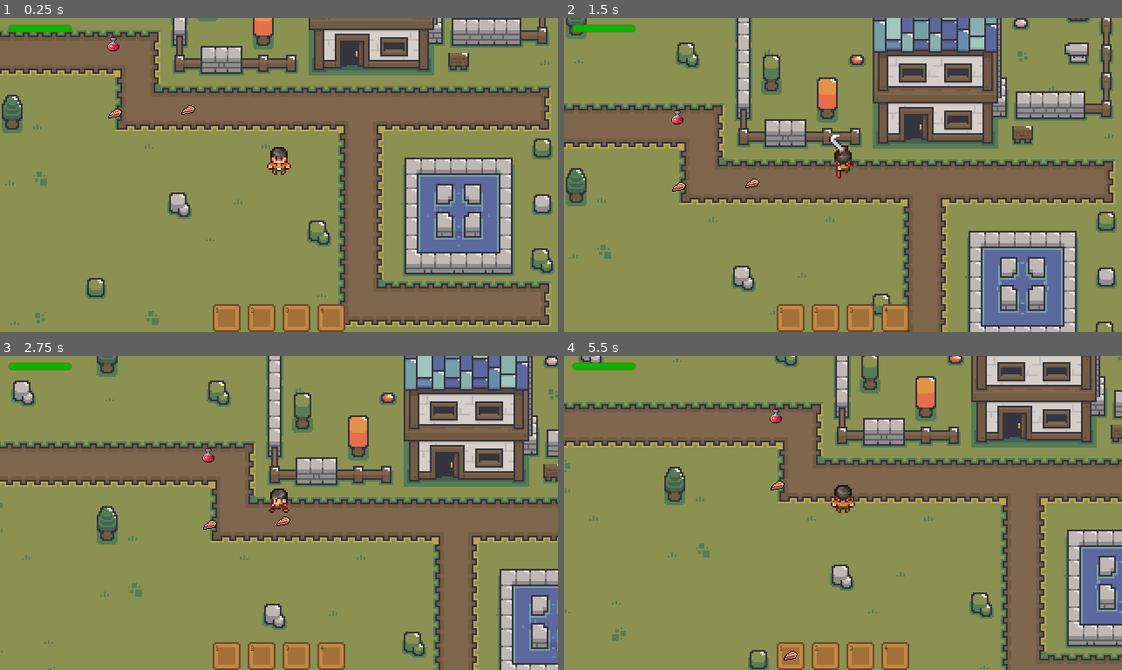
Above: before the commit, frames 1-4 (two rows, left to right).
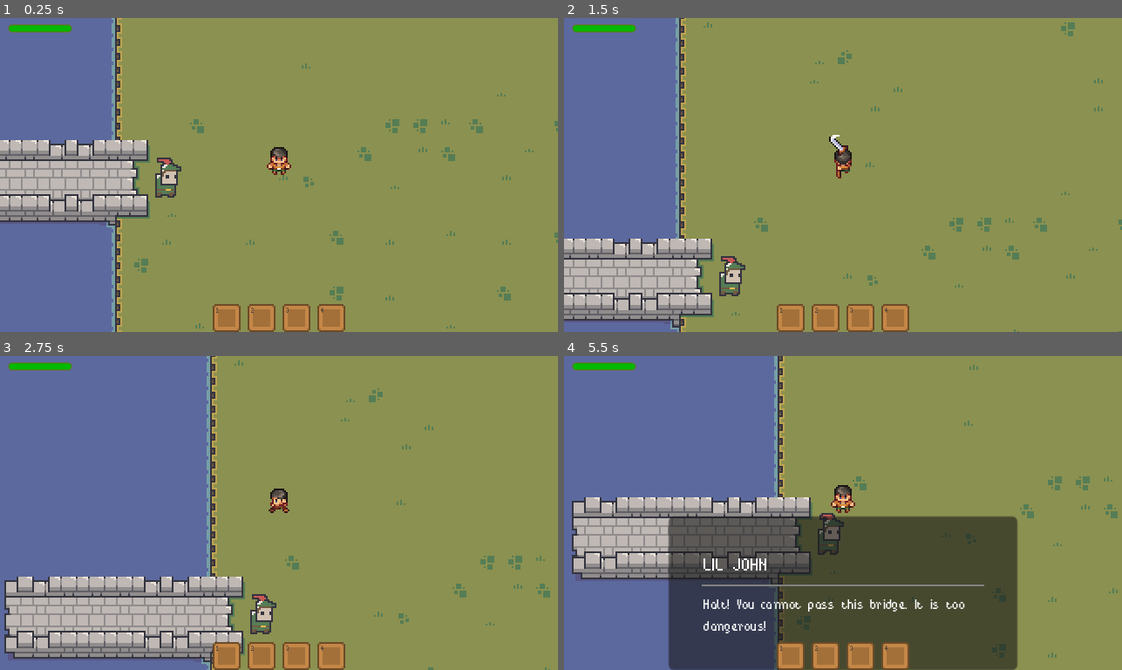
Above: after the commit, the same moments.

Repository: kahanscious/youtube-2d-arpg-series
Game: Godot game, scene res://levels/test_level.tscn
The game is run twice, just before and just after one commit, with the same random seed, the same clock (stepped at 60 frames per second) and the same inputs.
Inputs (mouse positions are in pixels of both pictures, inside the frame that each line leads up to):
- Up to frame 1 (0.25 s): no input
- Up to frame 2 (1.5 s): tap Enter at 0.5 s; move the mouse to (815, 237) at 0.52 s; hold W (move_up) 0.53-1.25 s; hold E (interact, bound only after the commit) 0.53-1.25 s; click (815, 237) at 0.6 s; drag from (1010, 222) to (675, 118) at 1.27 s
- Up to frame 3 (2.75 s): move the mouse to (111, 465) at 2.02 s; hold A (move_left) from 2.03 s (still down); hold E (interact, bound only after the commit) from 2.03 s (still down); click (111, 465) at 2.1 s
- Up to frame 4 (5.5 s): release A (move_left) at 2.75 s; release E (interact, bound only after the commit) at 2.75 s; drag from (870, 513) to (675, 465) at 2.77 s; move the mouse to (759, 434) at 3.52 s; hold S (move_down) 3.53-4.25 s; hold E (interact, bound only after the commit) 3.53-4.25 s; click (759, 434) at 3.67 s; drag from (965, 497) to (843, 513) at 4.27 s; move the mouse to (731, 528) at 5.02 s; hold W (move_up) from 5.03 s (still down); hold E (interact, bound only after the commit) from 5.03 s (still down); click (731, 528) at 5.1 s

The runs differ from the first frame. In frame 1, 61% of the frame differs, in the area x 0-100%, y 0-100%; in frame 2, 61%; in frame 3, 71%; in frame 4, 85%.

Commit message:
video 11

Diff:
--- /dev/null
+++ b/_autoloads/dialogue_manager.gd
@@ -0,0 +1,62 @@
+extends Node
+
+signal dialogue_finished
+
+var dialogue_ui_scene: PackedScene = preload("res://dialogue/dialogue_ui.tscn")
+var dialogue_ui: CanvasLayer
+var current_dialogue: Array = []
+var dialogue_index := 0
+var is_dialogue_active := false
+var current_npc: NPC = null
+
+
+func _enter_tree() -> void:
+	dialogue_ui = dialogue_ui_scene.instantiate()
+	add_child(dialogue_ui)
+	dialogue_ui.hide()
+
+
+func start_dialogue(dialogue_data: Array, npc: NPC = null) -> void:
+	if is_dialogue_active:
+		return
+
+	current_npc = npc
+	current_dialogue = dialogue_data
+	dialogue_index = 0
+	is_dialogue_active = true
+	display_current_dialogue()
+
+
+func display_current_dialogue() -> void:
+	if dialogue_index >= current_dialogue.size():
+		end_dialogue()
+		return
+
+	var current = current_dialogue[dialogue_index]
+	dialogue_ui.show()
+	dialogue_ui.show_dialogue(current)
+
+
+func _input(event: InputEvent) -> void:
+	if not is_dialogue_active:
+		return
+
+	if (
+		(event is InputEventKey and event.pressed)
+		or (event is InputEventMouseButton and event.pressed)
+	):
+		if dialogue_ui.is_typing:
+			dialogue_ui.is_typing = false
+			dialogue_ui.text.text = dialogue_ui.full_text
+		else:
+			dialogue_index += 1
+			display_current_dialogue()
+
+
+func end_dialogue() -> void:
+	is_dialogue_active = false
+	dialogue_ui.hide_dialogue()
+	if current_npc:
+		current_npc.end_dialogue()
+		current_npc = null
+	dialogue_finished.emit()
--- a/character/character.gd
+++ b/character/character.gd
@@ -12,6 +12,7 @@
 @export var friction: float = 1000.0
 @export var max_health: int = 10
 @export var invulvnerability_time: float = 0.6
+@export var character_name: String = "kahanscious"
 
 var current_health: int = max_health
 var direction: Vector2 = Vector2.ZERO
--- a/character/state/attack_state.gd
+++ b/character/state/attack_state.gd
@@ -7,14 +7,6 @@
 
 
 func enter() -> void:
-	var mouse_pos = get_viewport().get_mouse_position()
-	var slots = GameManager.character.get_node("InventoryBar/Control/HBoxContainer/Slots")
-	if slots:
-		for slot in slots.get_children():
-			if slot.get_global_rect().has_point(mouse_pos):
-				state_machine.change_state("idle")
-				return
-
 	GameManager.character.is_attacking = true
 	GameManager.character.can_attack = false
 	attack_direction = GameManager.character.last_direction
--- a/character/state/state_machine.gd
+++ b/character/state/state_machine.gd
@@ -18,6 +18,16 @@
 
 
 func change_state(new_state_name: String) -> void:
+	var mouse_pos = get_viewport().get_mouse_position()
+	var slots = GameManager.character.get_node("InventoryBar/Control/HBoxContainer/Slots")
+	if slots:
+		for slot in slots.get_children():
+			if slot.get_global_rect().has_point(mouse_pos):
+				return
+
+	if DialogueManager.is_dialogue_active:
+		return
+
 	if current_state:
 		current_state.exit()
 
--- /dev/null
+++ b/dialogue/dialogue_area.gd
@@ -0,0 +1,25 @@
+class_name DialogueArea extends Area2D
+
+signal dialogue_triggered(dialogue_set: DialogueSet)
+
+@export var dialogue_sets: Array = []
+@export var current_set_index: int = 0
+
+var player_in_range: bool = false
+
+
+func _on_body_entered(body: Node2D) -> void:
+	if body is Character:
+		player_in_range = true
+
+
+func _on_body_exited(body: Node2D) -> void:
+	if body is Character:
+		player_in_range = false
+
+
+func _unhandled_input(event: InputEvent) -> void:
+	if event.is_action_pressed("interact") and player_in_range:
+		if not dialogue_sets.is_empty():
+			var npc = get_parent() if get_parent() is NPC else null
+			dialogue_triggered.emit(dialogue_sets[current_set_index], npc)
--- /dev/null
+++ b/dialogue/dialogue_area.tscn
@@ -0,0 +1,11 @@
+[gd_scene load_steps=2 format=3 uid="uid://m5w13qkyrqji"]
+
+[ext_resource type="Script" path="res://dialogue/dialogue_area.gd" id="1_4tuus"]
+
+[node name="DialogueArea" type="Area2D"]
+script = ExtResource("1_4tuus")
+
+[node name="CollisionShape2D" type="CollisionShape2D" parent="."]
+
+[connection signal="body_entered" from="." to="." method="_on_body_entered"]
+[connection signal="body_exited" from="." to="." method="_on_body_exited"]
--- /dev/null
+++ b/dialogue/dialogue_set.gd
@@ -0,0 +1,5 @@
+class_name DialogueSet extends Resource
+
+@export var dialogues: Array = []
+@export var conditions: Dictionary = {}
+@export var on_complete_callback: String = ""
--- /dev/null
+++ b/dialogue/dialogue_ui.gd
@@ -0,0 +1,36 @@
+extends CanvasLayer
+
+@onready var dialogue_box: PanelContainer = $DialogueBox
+@onready
+var speaker_name: Label = $DialogueBox/MarginContainer/VBoxContainer/HBoxContainer/VBoxContainer/SpeakerName
+@onready
+var text: Label = $DialogueBox/MarginContainer/VBoxContainer/HBoxContainer/VBoxContainer/Text
+
+var typing_speed := 0.05
+var is_typing: bool = false
+var full_text: String = ""
+
+
+func show_dialogue(current: Dictionary) -> void:
+	dialogue_box.show()
+	speaker_name.text = current.speaker
+	full_text = current.text
+	text.text = ""
+	start_typing()
+
+
+func start_typing() -> void:
+	is_typing = true
+	var display_length := 0
+
+	while display_length < full_text.length() and is_typing:
+		text.text = full_text.substr(0, display_length + 1)
+		display_length += 1
+		await get_tree().create_timer(typing_speed).timeout
+
+	is_typing = false
+	text.text = full_text
+
+
+func hide_dialogue() -> void:
+	dialogue_box.hide()
--- /dev/null
+++ b/dialogue/dialogue_ui.tscn
@@ -0,0 +1,55 @@
+[gd_scene load_steps=3 format=3 uid="uid://cww5hjd86uqx"]
+
+[ext_resource type="Script" path="res://dialogue/dialogue_ui.gd" id="1_q6vqq"]
+[ext_resource type="FontFile" uid="uid://b2boendgcs7l6" path="res://assets/fonts/BitPotion.ttf" id="2_gww4h"]
+
+[node name="DialogueUI" type="CanvasLayer"]
+script = ExtResource("1_q6vqq")
+
+[node name="DialogueBox" type="PanelContainer" parent="."]
+custom_minimum_size = Vector2(200, 20)
+anchors_preset = 7
+anchor_left = 0.5
+anchor_top = 1.0
+anchor_right = 0.5
+anchor_bottom = 1.0
+offset_left = -20.0
+offset_top = -50.0
+offset_right = 20.0
+grow_horizontal = 2
+grow_vertical = 0
+
+[node name="MarginContainer" type="MarginContainer" parent="DialogueBox"]
+layout_mode = 2
+theme_override_constants/margin_left = 20
+theme_override_constants/margin_top = 20
+theme_override_constants/margin_right = 20
+theme_override_constants/margin_bottom = 20
+
+[node name="VBoxContainer" type="VBoxContainer" parent="DialogueBox/MarginContainer"]
+layout_mode = 2
+
+[node name="HBoxContainer" type="HBoxContainer" parent="DialogueBox/MarginContainer/VBoxContainer"]
+layout_mode = 2
+
+[node name="VBoxContainer" type="VBoxContainer" parent="DialogueBox/MarginContainer/VBoxContainer/HBoxContainer"]
+layout_mode = 2
+size_flags_horizontal = 3
+
+[node name="SpeakerName" type="Label" parent="DialogueBox/MarginContainer/VBoxContainer/HBoxContainer/VBoxContainer"]
+layout_mode = 2
+theme_override_fonts/font = ExtResource("2_gww4h")
+theme_override_font_sizes/font_size = 16
+text = "Speaker"
+uppercase = true
+
+[node name="HSeparator" type="HSeparator" parent="DialogueBox/MarginContainer/VBoxContainer/HBoxContainer/VBoxContainer"]
+layout_mode = 2
+size_flags_horizontal = 3
+
+[node name="Text" type="Label" parent="DialogueBox/MarginContainer/VBoxContainer/HBoxContainer/VBoxContainer"]
+layout_mode = 2
+theme_override_fonts/font = ExtResource("2_gww4h")
+theme_override_font_sizes/font_size = 12
+text = "What the character is saying!"
+autowrap_mode = 2
--- a/levels/test_level.gd
+++ b/levels/test_level.gd
@@ -2,6 +2,7 @@
 
 @onready var slime: Enemy = $Slime
 @onready var cave_entry_blocker: StaticBody2D = $CaveEntryBlocker
+@onready var bridge_guard: NPC = $BridgeGuard
 
 
 func _ready() -> void:
@@ -13,6 +14,15 @@
 	if GameState.is_enemy_defeated(slime.enemy_id):
 		cave_entry_blocker.queue_free()
 
+	bridge_guard.dialogue_area.dialogue_triggered.connect(
+		func(dialogue_set: DialogueSet, npc: NPC):
+			var player_name = GameManager.character.character_name
+			var current_set = dialogue_set.dialogues
+			current_set[0].player_name = player_name
+			DialogueManager.start_dialogue(current_set, npc)
+	)
+	DialogueManager.dialogue_finished.connect(bridge_guard._on_dialogue_finished)
+
 
 func _on_slime_death() -> void:
 	cave_entry_blocker.queue_free()
--- a/levels/test_level.tscn
+++ b/levels/test_level.tscn
@@ -19,6 +19,7 @@
 [ext_resource type="PackedScene" uid="uid://dnrrs7llhji2w" path="res://items/item_pickup.tscn" id="16_eee45"]
 [ext_resource type="Resource" uid="uid://bh7ajrftcmojv" path="res://items/health_potion/health_potion.tres" id="17_00y8q"]
 [ext_resource type="Resource" uid="uid://cd0g2j1fjycwv" path="res://items/pie/pie.tres" id="19_eym1w"]
+[ext_resource type="PackedScene" uid="uid://ikugkbxafqm7" path="res://npc/bridge_guard.tscn" id="20_d2st0"]
 
 [sub_resource type="TileSetAtlasSource" id="TileSetAtlasSource_p3dkm"]
 texture = ExtResource("1_vver3")
@@ -815,7 +816,7 @@
 position = Vector2(64, 76)
 
 [node name="Default" parent="SpawnPoints" instance=ExtResource("14_72xje")]
-position = Vector2(417, 230)
+position = Vector2(-201, 52)
 
 [node name="Transitions" type="Node" parent="."]
 
@@ -870,3 +871,6 @@
 
 [node name="CollisionShape2D2" type="CollisionShape2D" parent="Items/Pie2"]
 shape = SubResource("CircleShape2D_qqd0b")
+
+[node name="BridgeGuard" parent="." instance=ExtResource("20_d2st0")]
+position = Vector2(-266, 51)
--- /dev/null
+++ b/npc/bridge_guard.gd
@@ -0,0 +1,29 @@
+extends NPC
+
+signal bridge_cleared
+
+@export var move_position: Vector2
+@export var character_name: String = "Lil John"
+
+var has_said_yes: bool = false
+
+
+func _ready() -> void:
+	super._ready()
+
+	dialogue_area.dialogue_sets = [create_initial_dialogue()]
+
+func create_initial_dialogue() -> DialogueSet:
+	var set = DialogueSet.new()
+	set.dialogues = [
+		{
+			"speaker": character_name,
+			"text": "Halt! You cannot pass this bridge. It is too dangerous!"
+		}
+	]
+	return set
+
+
+func _on_dialogue_finished(choice: String):
+	if choice == "yes" and not has_said_yes:
+		has_said_yes = true
--- /dev/null
+++ b/npc/bridge_guard.tscn
@@ -0,0 +1,94 @@
+[gd_scene load_steps=10 format=3 uid="uid://ikugkbxafqm7"]
+
+[ext_resource type="PackedScene" uid="uid://5dkbenj77wo7" path="res://npc/npc.tscn" id="1_0lq3j"]
+[ext_resource type="Texture2D" uid="uid://do1l6jv4t77op" path="res://assets/characters/npc/littleJohn_.png" id="2_gh4yg"]
+[ext_resource type="Script" path="res://npc/bridge_guard.gd" id="2_lv2mx"]
+
+[sub_resource type="RectangleShape2D" id="RectangleShape2D_cxcew"]
+size = Vector2(15, 24)
+
+[sub_resource type="Animation" id="Animation_4pem3"]
+length = 0.001
+tracks/0/type = "value"
+tracks/0/imported = false
+tracks/0/enabled = true
+tracks/0/path = NodePath("Sprite2D:frame")
+tracks/0/interp = 1
+tracks/0/loop_wrap = true
+tracks/0/keys = {
+"times": PackedFloat32Array(0),
+"transitions": PackedFloat32Array(1),
+"update": 1,
+"values": [0]
+}
+
+[sub_resource type="Animation" id="Animation_6ipy2"]
+resource_name = "idle"
+length = 0.6
+loop_mode = 1
+step = 0.2
+tracks/0/type = "value"
+tracks/0/imported = false
+tracks/0/enabled = true
+tracks/0/path = NodePath("Sprite2D:frame")
+tracks/0/interp = 1
+tracks/0/loop_wrap = true
+tracks/0/keys = {
+"times": PackedFloat32Array(0, 0.2, 0.4, 0.6),
+"transitions": PackedFloat32Array(1, 1, 1, 1),
+"update": 1,
+"values": [0, 1, 2, 3]
+}
+
+[sub_resource type="Animation" id="Animation_337lr"]
+resource_name = "walk"
+length = 0.6
+loop_mode = 1
+step = 0.2
+tracks/0/type = "value"
+tracks/0/imported = false
+tracks/0/enabled = true
+tracks/0/path = NodePath("Sprite2D:frame")
+tracks/0/interp = 1
+tracks/0/loop_wrap = true
+tracks/0/keys = {
+"times": PackedFloat32Array(0, 0.2, 0.4, 0.6),
+"transitions": PackedFloat32Array(1, 1, 1, 1),
+"update": 1,
+"values": [8, 9, 10, 11]
+}
+
+[sub_resource type="AnimationLibrary" id="AnimationLibrary_iir3q"]
+_data = {
+"RESET": SubResource("Animation_4pem3"),
+"idle": SubResource("Animation_6ipy2"),
+"walk": SubResource("Animation_337lr")
+}
+
+[sub_resource type="RectangleShape2D" id="RectangleShape2D_judeh"]
+size = Vector2(33, 32)
+
+[node name="BridgeGuard" instance=ExtResource("1_0lq3j")]
+script = ExtResource("2_lv2mx")
+move_position = Vector2(0, 0)
+character_name = "Lil John"
+
+[node name="Sprite2D" parent="." index="0"]
+texture = ExtResource("2_gh4yg")
+hframes = 8
+vframes = 6
+
+[node name="CollisionShape2D" parent="." index="1"]
+position = Vector2(1.5, 2)
+shape = SubResource("RectangleShape2D_cxcew")
+
+[node name="AnimationPlayer" parent="." index="2"]
+libraries = {
+"": SubResource("AnimationLibrary_iir3q")
+}
+autoplay = "idle"
+
+[node name="CollisionShape2D2" parent="DialogueArea" index="1"]
+position = Vector2(6.5, 3)
+shape = SubResource("RectangleShape2D_judeh")
+debug_color = Color(0, 0.638, 0.39, 0.151)
--- /dev/null
+++ b/npc/npc.gd
@@ -0,0 +1,27 @@
+class_name NPC extends CharacterBody2D
+
+signal dialogue_started
+signal dialogue_ended
+
+@onready var sprite_2d: Sprite2D = $Sprite2D
+@onready var animation_player: AnimationPlayer = $AnimationPlayer
+@onready var dialogue_area: Area2D = $DialogueArea
+
+@export var npc_name: String = "John"
+@export var profile_texture: Texture2D
+
+var is_in_dialogue: bool = false
+
+
+func _ready() -> void:
+	pass
+
+
+func start_dialogue() -> void:
+	is_in_dialogue = true
+	dialogue_started.emit()
+
+
+func end_dialogue() -> void:
+	is_in_dialogue = false
+	dialogue_ended.emit()
--- /dev/null
+++ b/npc/npc.tscn
@@ -0,0 +1,19 @@
+[gd_scene load_steps=3 format=3 uid="uid://5dkbenj77wo7"]
+
+[ext_resource type="Script" path="res://npc/npc.gd" id="1_lsqvw"]
+[ext_resource type="PackedScene" uid="uid://m5w13qkyrqji" path="res://dialogue/dialogue_area.tscn" id="2_oh2g8"]
+
+[node name="NPC" type="CharacterBody2D"]
+script = ExtResource("1_lsqvw")
+
+[node name="Sprite2D" type="Sprite2D" parent="."]
+
+[node name="CollisionShape2D" type="CollisionShape2D" parent="."]
+
+[node name="AnimationPlayer" type="AnimationPlayer" parent="."]
+
+[node name="DialogueArea" parent="." instance=ExtResource("2_oh2g8")]
+collision_layer = 0
+collision_mask = 16
+
+[node name="CollisionShape2D2" type="CollisionShape2D" parent="DialogueArea"]
--- a/project.godot
+++ b/project.godot
@@ -21,6 +21,7 @@
 LevelManager="*res://_autoloads/level_manager.gd"
 SceneTransition="*res://levels/scene_transition/scene_transition.tscn"
 GameState="*res://_autoloads/game_state.gd"
+DialogueManager="*res://_autoloads/dialogue_manager.gd"
 
 [display]
 
@@ -71,6 +72,11 @@
 "events": [Object(InputEventMouseButton,"resource_local_to_scene":false,"resource_name":"","device":-1,"window_id":0,"a …(258 unchanged characters)…
 ]
 }
+interact={
+"deadzone": 0.5,
+"events": [Object(InputEventKey,"resource_local_to_scene":false,"resource_name":"","device":-1,"window_id":0,"alt_pressed":false,"shift_pressed":false,"ctrl_pressed":false,"meta_pressed":false,"pressed":false,"keycode":0,"physical_keycode":69,"key_label":0,"unicode":101,"location":0,"echo":false,"script":null)
+]
+}
 
 [layer_names]
 
Binary file added: assets/characters/npc/arthurPendragon_.png
Binary file added: assets/characters/npc/islander_.png
Binary file added: assets/characters/npc/littleJohn_.png
Not shown: 1 places in levels/test_level.tscn that only renumber resources
